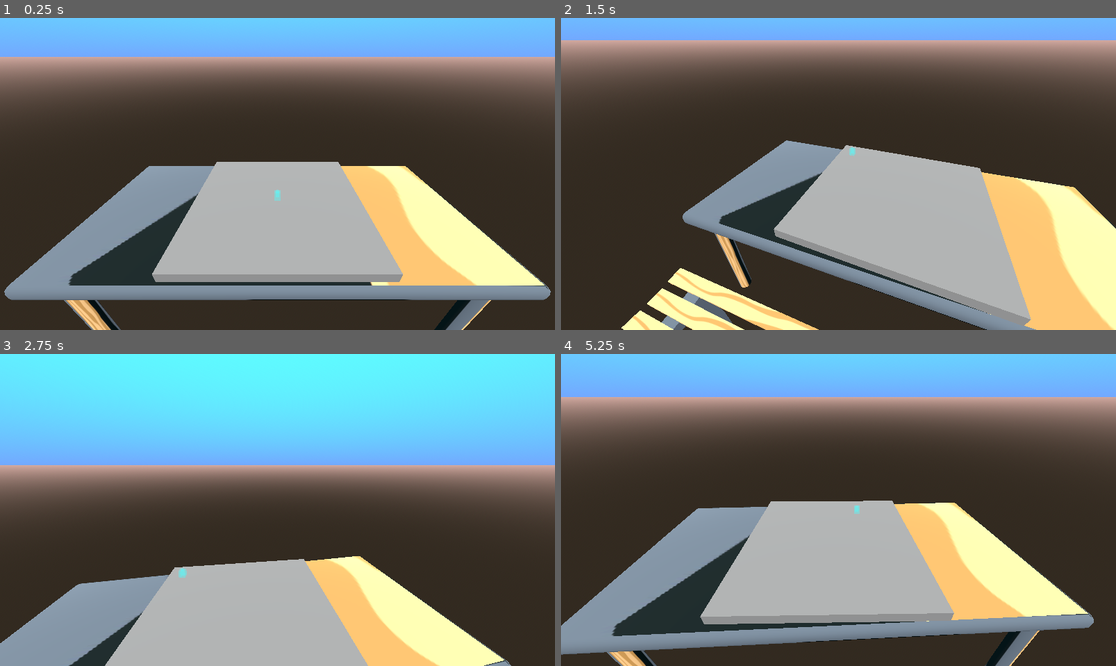
Above: before the commit, frames 1-4 (two rows, left to right).
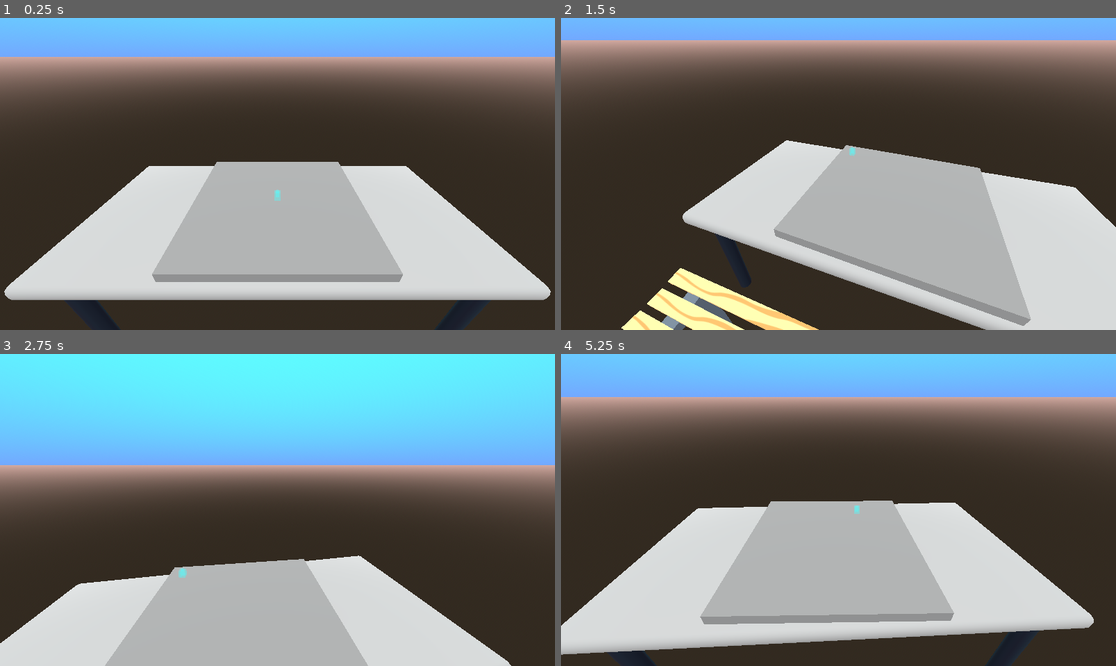
Above: after the commit, the same moments.

Repository: CE-Studio/gmtk2024
Game: Godot game, scene res://Scenes/game.tscn
The game is run twice, just before and just after one commit, with the same random seed, the same clock (stepped at 60 frames per second) and the same inputs.
Inputs (mouse positions are in pixels of both pictures, inside the frame that each line leads up to):
- Up to frame 1 (0.25 s): no input
- Up to frame 2 (1.5 s): tap Enter at 0.5 s; move the mouse to (960, 158) at 0.52 s; tap D (game_rotate_ccw) at 0.6 s; move the mouse to (727, 189) at 1.27 s; tap A (game_rotate_cw) at 1.35 s
- Up to frame 3 (2.75 s): move the mouse to (333, 441) at 2.02 s; tap D (game_rotate_ccw) at 2.1 s
- Up to frame 4 (5.25 s): move the mouse to (810, 572) at 2.77 s; tap A (game_rotate_cw) at 2.85, 4.35 s; move the mouse to (1005, 556) at 3.52 s; tap D (game_rotate_ccw) at 3.6, 5.1 s; move the mouse to (672, 463) at 4.27 s; move the mouse to (866, 510) at 5.02 s

The runs differ from the first frame. In frame 1, 20% of the frame differs, in the area x 0-100%, y 47-100%; in frame 2, 16%; in frame 3, 12%; in frame 4, 20%, in the area x 0-96%, y 47-100%.

Commit message:
Table materials

Diff:
--- a/Scenes/game.tscn
+++ b/Scenes/game.tscn
@@ -60,6 +60,20 @@
 [sub_resource type="StandardMaterial3D" id="StandardMaterial3D_11oww"]
 albedo_texture = ExtResource("4_aedql")
 
+[sub_resource type="StandardMaterial3D" id="StandardMaterial3D_q77kr"]
+albedo_color = Color(0.658824, 0.658824, 0.658824, 1)
+roughness = 0.8
+
+[sub_resource type="StandardMaterial3D" id="StandardMaterial3D_rkkst"]
+albedo_color = Color(0.105882, 0.117647, 0.176471, 1)
+metallic = 0.1
+roughness = 0.6
+
+[sub_resource type="StandardMaterial3D" id="StandardMaterial3D_uccdl"]
+albedo_color = Color(0.105882, 0.117647, 0.176471, 1)
+metallic = 0.1
+roughness = 0.6
+
 [node name="Game" type="Node3D"]
 
 [node name="WorldEnvironment" type="WorldEnvironment" parent="."]
@@ -93,6 +107,6 @@
 [node name="Bench2" type="MeshInstance3D" parent="."]
 transform = Transform3D(-1.095, 0, 1.34099e-16, 0, 1.095, 0, -1.34099e-16, 0, -1.095, 0, -1.60773, -0.0124135)
 mesh = ExtResource("5_vgmqy")
-surface_material_override/0 = SubResource("StandardMaterial3D_nsu47")
-surface_material_override/1 = SubResource("StandardMaterial3D_3d3i5")
-surface_material_override/2 = SubResource("StandardMaterial3D_x4uf7")
+surface_material_override/0 = SubResource("StandardMaterial3D_q77kr")
+surface_material_override/1 = SubResource("StandardMaterial3D_rkkst")
+surface_material_override/2 = SubResource("StandardMaterial3D_uccdl")
Not shown: 1 places in Scenes/game.tscn that only renumber resources
